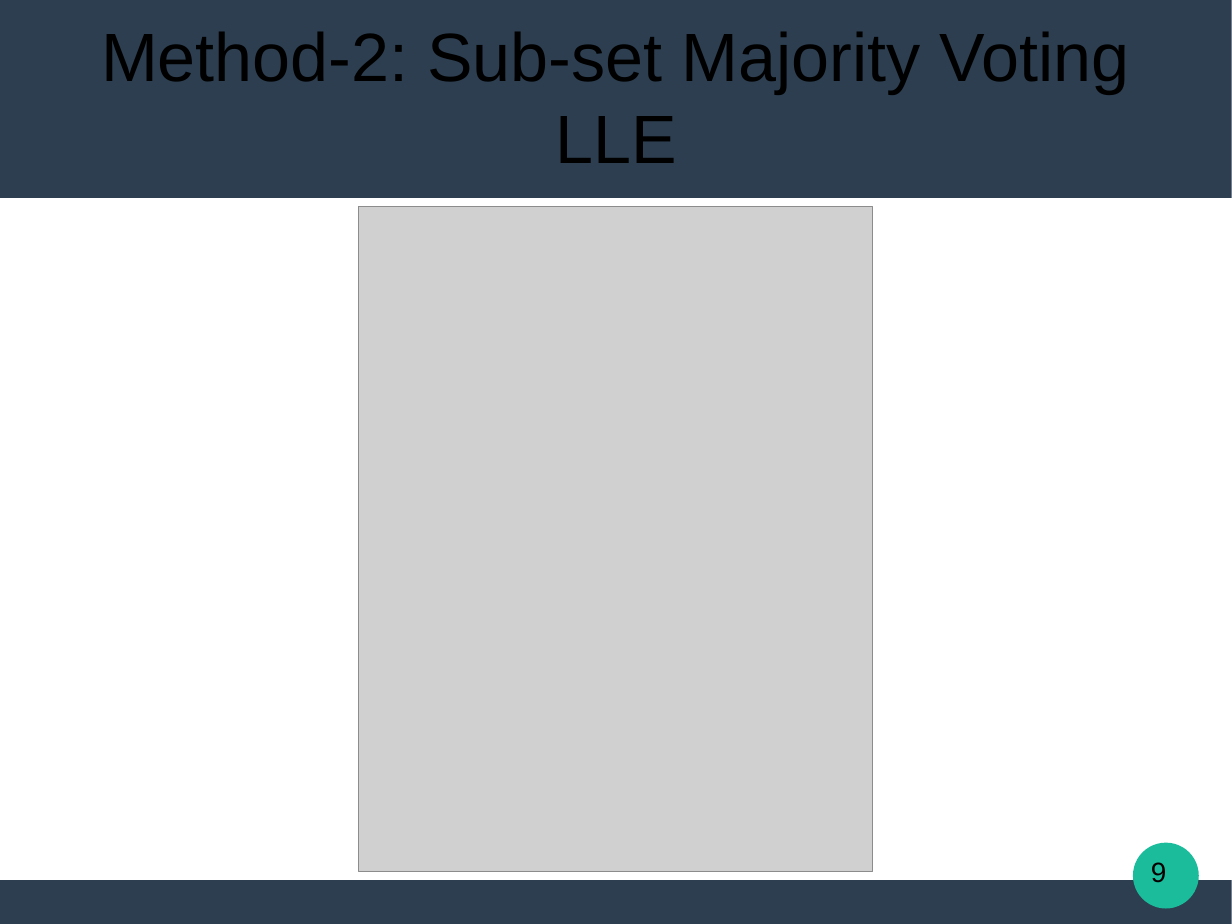
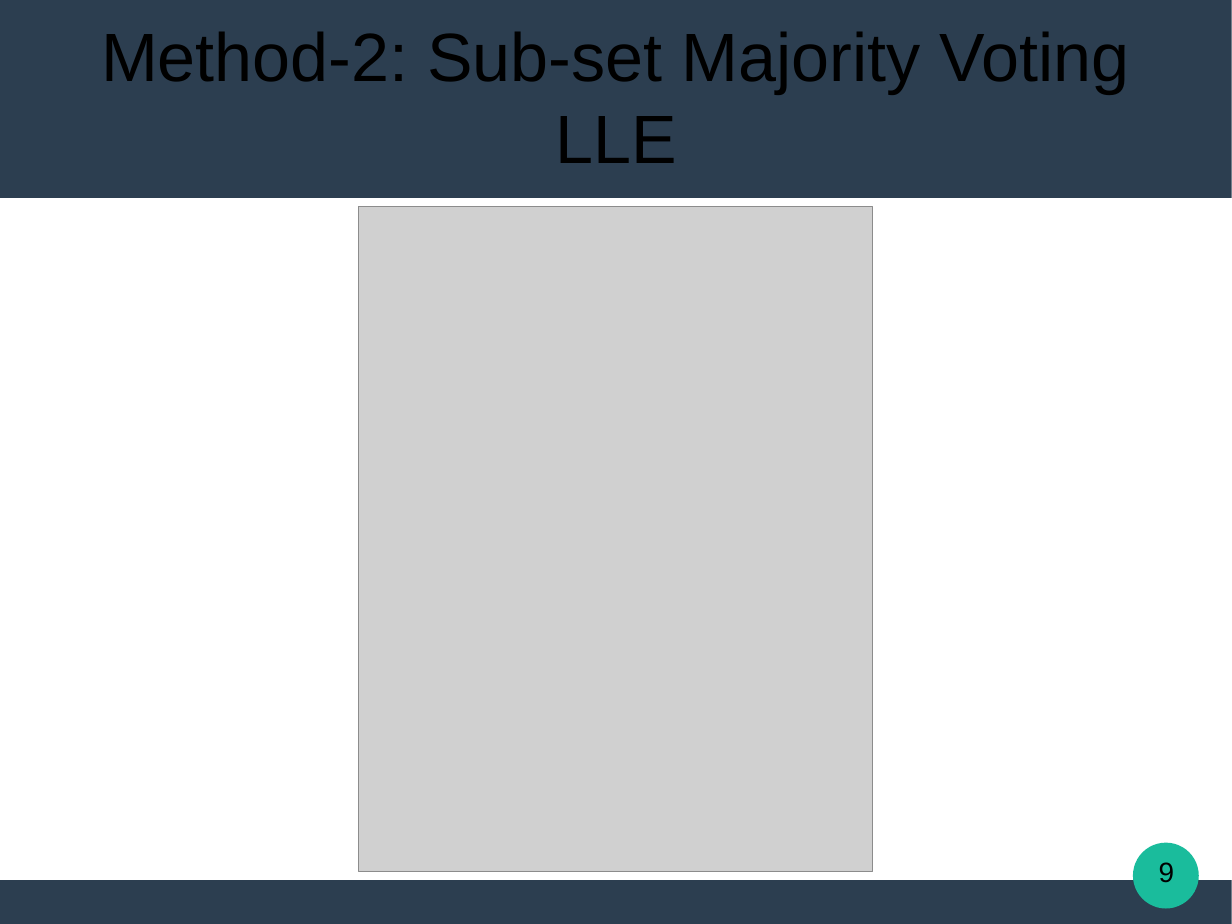
Before and after one commit to Katsileros/Dimensionality_Reduction, a slide deck: slide 9 of Diploma-Thesis-LaTeX/presentation/Locally_Linear_Embeddings_in_Pattern_Recognition.odp. Drawn at 1232x924 pixels with LibreOffice and Linux fonts; fonts in the diff are those of the drawing; grey boxes stand for pictures. Boxes give left, top, right and bottom in pixels: in the first picture for what was removed or moved away, otherwise in the second. Text is boxed around its words. In the diff, an @@ line names an element or a change of style, - is before the commit and + after.

Commit message:
Presentation minor change

```diff
--- a/Diploma-Thesis-LaTeX/presentation/Locally_Linear_Embeddings_in_Pattern_Recognition.odp
+++ b/Diploma-Thesis-LaTeX/presentation/Locally_Linear_Embeddings_in_Pattern_Recognition.odp
@@ page number: place and size @@
-page number at (1151,862,1167,883)
+page number at (1159,862,1175,883)
```
Also in this commit, not shown: 3 other slides changed, 1 other file.
